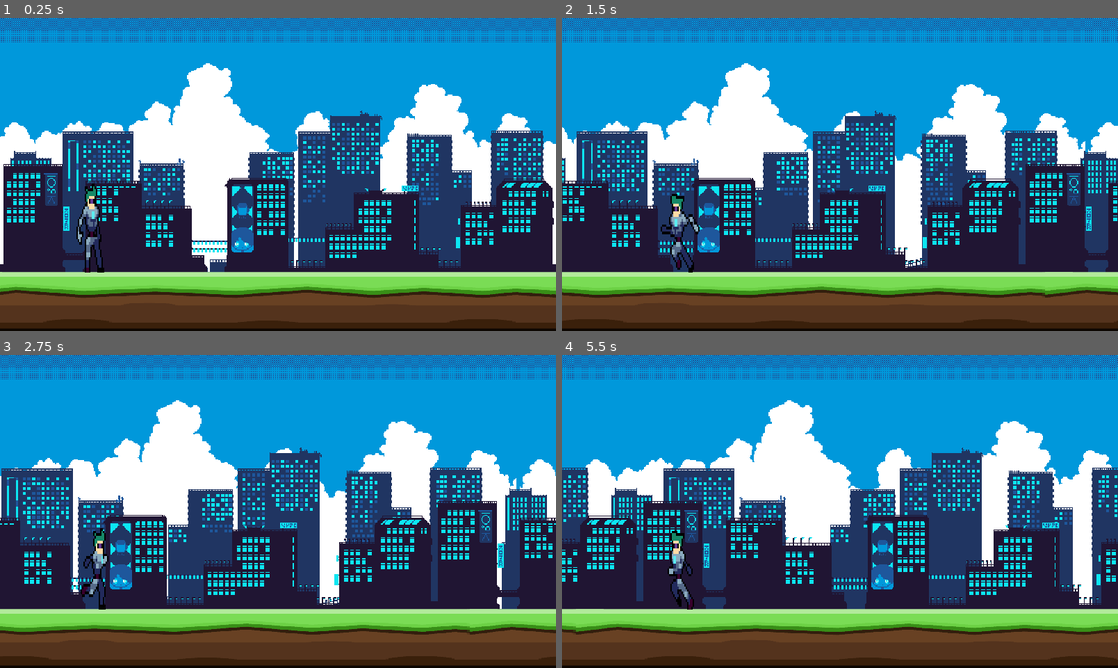
Above: before the commit, frames 1-4 (two rows, left to right).
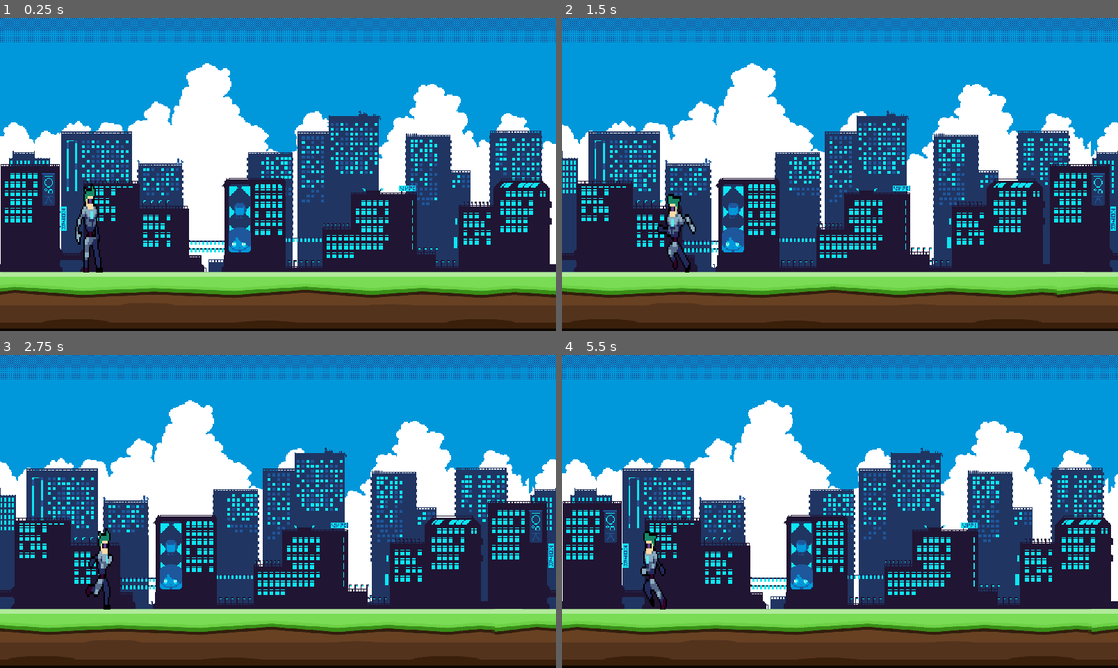
Above: after the commit, the same moments.

Repository: PandaHunterX/Cyber-Blasters
Game: Godot game, scene res://game.tscn
Two runs of this game, one before a commit and one after it. Both use one fixed random seed, a clock stepped at 60 frames per second and the inputs below.
Inputs:
- Up to frame 1 (0.25 s): no input
- Up to frame 2 (1.5 s): hold D (right) 0.53-1.28 s; hold A (left) from 1.28 s (still down)
- Up to frame 3 (2.75 s): release A (left) at 2.03 s; hold D (right) from 2.03 s (still down)
- Up to frame 4 (5.5 s): release D (right) at 3.53 s; hold A (left) from 3.53 s (still down)

The runs differ from the first frame. In frame 1, 12% of the frame differs, in the area x 0-100%, y 0-90%; in frame 2, 23%; in frame 3, 34%; in frame 4, 37%, in the area x 0-100%, y 0-98%.

Commit message:
camera tweaks

Diff:
--- a/scenes/player.tscn
+++ b/scenes/player.tscn
@@ -279,10 +279,12 @@
 }
 
 [node name="Player" type="CharacterBody2D"]
+texture_filter = 1
 position = Vector2(330, 724)
 script = ExtResource("1_iv0u3")
 
 [node name="Sprite2D" type="Sprite2D" parent="."]
+texture_filter = 1
 position = Vector2(49, -48)
 scale = Vector2(4.82921, 8.74996)
 texture = ExtResource("2_d6wr0")
@@ -300,3 +302,7 @@
 
 [node name="Camera2D" type="Camera2D" parent="."]
 position = Vector2(639, -176)
+limit_left = 0
+limit_smoothed = true
+position_smoothing_enabled = true
+position_smoothing_speed = 10.0
--- a/scripts/player.gd
+++ b/scripts/player.gd
@@ -6,16 +6,14 @@
 func _physics_process(delta):
 
 	var horizontal_direction = Input.get_axis("left", "right")
-	velocity.x = 300 * horizontal_direction
+	velocity.x = 200 * horizontal_direction
 
-
-
-	move_and_slide()
-	update_animations(horizontal_direction)
 
 	var isLeft = velocity.x < 0
 	sprite.flip_h = isLeft
 
+	move_and_slide()
+	update_animations(horizontal_direction)
 
 
 func update_animations(horizontal_direction):
